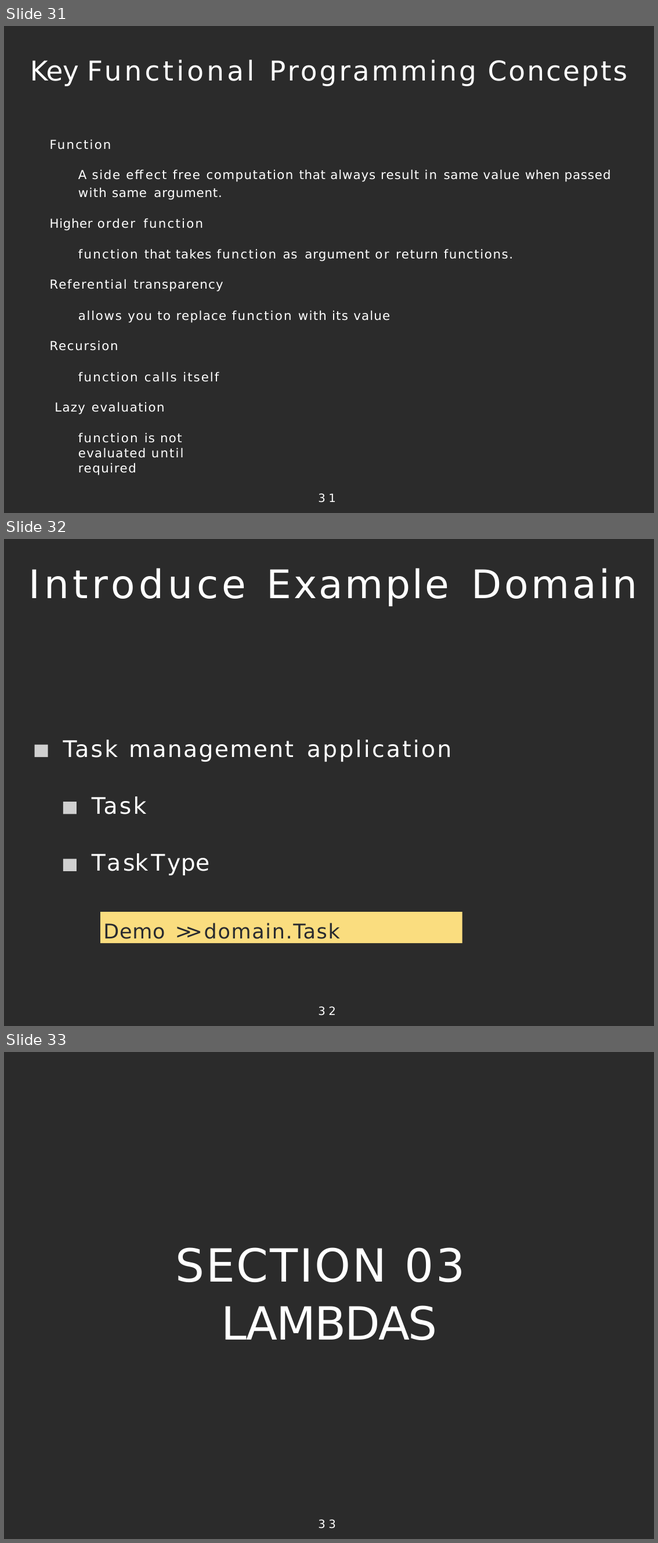
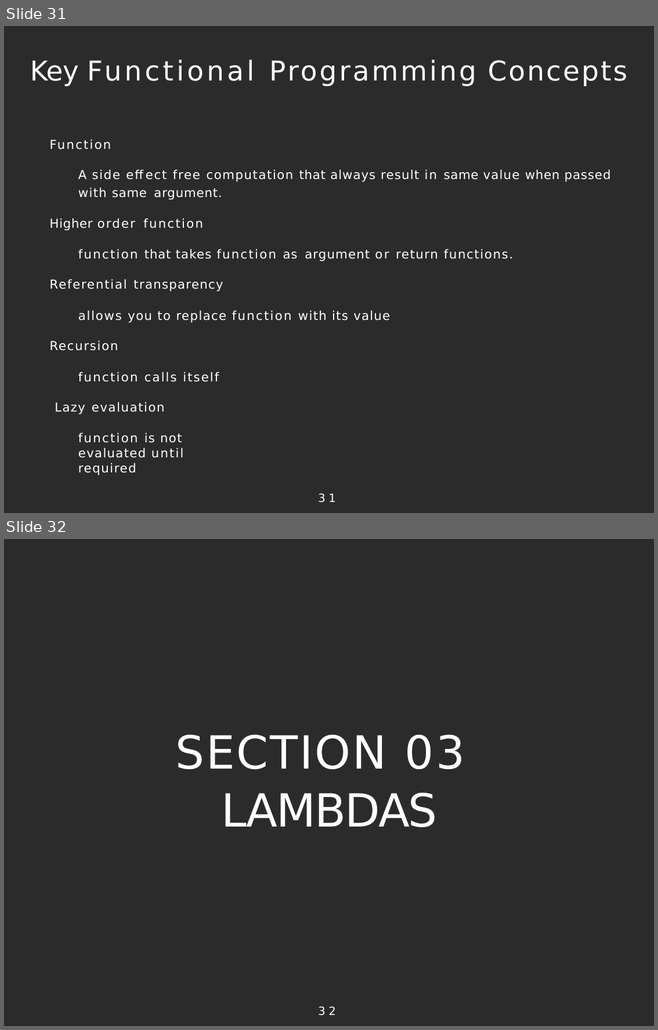
Before and after one commit to vilasvarghese/JavaFullStack, a slide deck: java8/java8-examples/Project1/java8-slides.pptx. Shown one above the other, each under a label of ours: slides 31, 32 and 33 before the commit, slides 31 and 32 after it. The pictures are 658x1543 and 658x1030 pixels, drawn with LibreOffice and Linux fonts; fonts in the diff are those of the drawing; grey boxes stand for pictures; background and template pictures are left out; a plain dark background stands for a picture behind light text. Boxes give left, top, right and bottom in pixels: in the first picture for what was removed or moved away, otherwise in the second. Text is boxed around its words. In the diff, an @@ line names an element or a change of style, - is before the commit and + after.

```diff
--- a/java8/java8-examples/Project1/java8-slides.pptx
+++ b/java8/java8-examples/Project1/java8-slides.pptx
@@ slide 32 removed at [4,539,654,1026], background picture (left out) @@
@@ title removed at [29,568,637,606] @@
-Introduce Example Domain
@@ picture removed at [35,744,48,757] @@
@@ text removed at [63,740,452,815] @@
-Task management application
-Task TaskType
@@ picture removed at [63,802,76,814] @@
@@ picture removed at [63,859,76,871] @@
@@ rectangle removed at [100,912,462,944] @@
-Demo >> domain.Task
@@ page number removed at [318,1006,335,1016] @@
-32
@@ what was slide 33 is now slide 32 @@
@@ page number at [318,1006,335,1016]: text changed @@
-33
+32
```
Also in this commit, not shown: 4 slides changed, 1 other slide removed, 23 other files.
